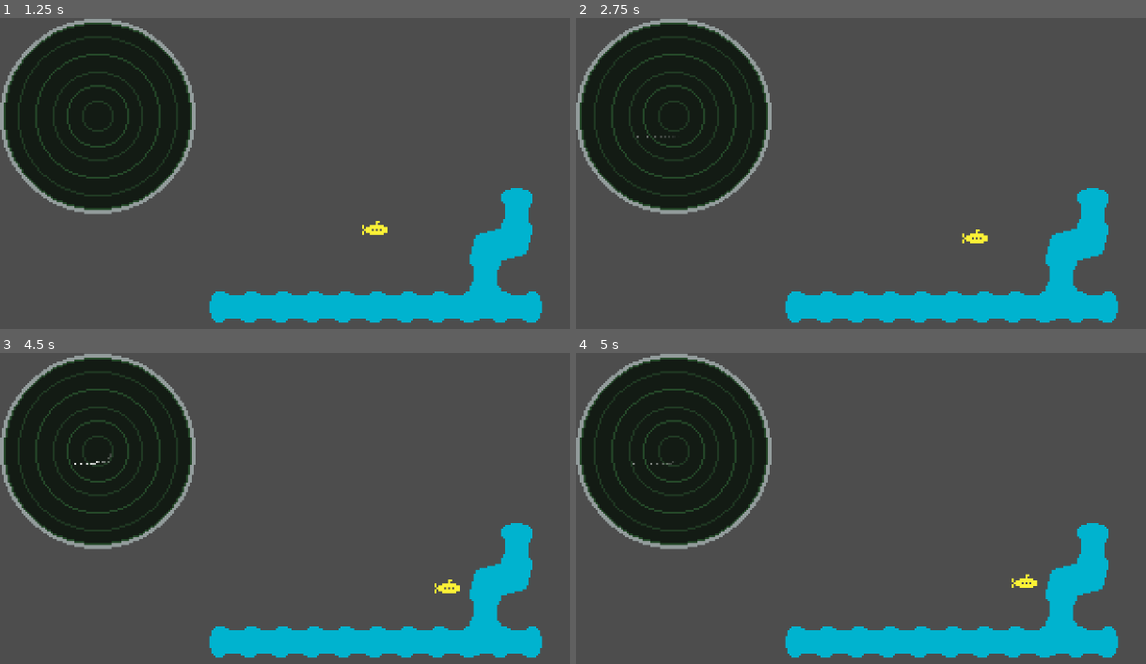
Above: before the commit, frames 1-4 (two rows, left to right).
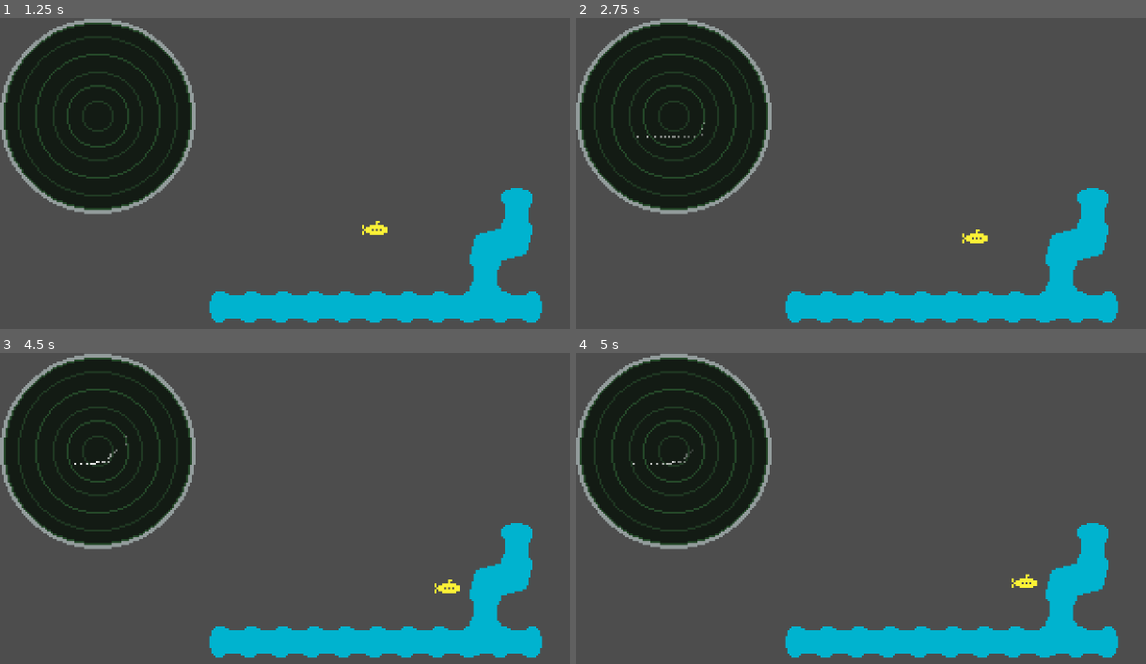
Above: after the commit, the same moments.

Repository: sparkworm/SonarScramble
Game: Godot game, scene res://scenes/main.tscn
The game is run twice, just before and just after one commit, with the same random seed, the same clock (stepped at 60 frames per second) and the same inputs. The engine's default icon, where the game draws it, is replaced by a stand-in: a white triangle on a blue panel in a dark square.
Inputs:
- Up to frame 1 (1.25 s): click "Play" at 0.5 s
- Up to frame 2 (2.75 s): tap Enter at 1.25 s; hold D (move_right) 1.28-2.03 s; tap Space (scan) at 1.35, 2.1 s; hold S (move_down) from 2.03 s (still down)
- Up to frame 3 (4.5 s): release S (move_down) at 2.78 s; hold D (move_right) 2.78-3.53 s; tap Space (scan) at 2.85, 3.6, 4.25, 4.35 s; hold W (move_up) 3.53-4.28 s; hold A (move_left) from 4.28 s (still down)
- Up to frame 4 (5 s): keep holding A (move_left)

Frame 1 is identical in both runs. In frame 2, less than 0.1% of the frame differs, in the area x 10-23%, y 33-39%; in frame 3, less than 0.1%; in frame 4, less than 0.1%.

Commit message:
Changed blip lifetime + made it more adaptable to change

Diff:
--- a/scenes/sonar_display.gd
+++ b/scenes/sonar_display.gd
@@ -5,6 +5,7 @@
 @export var blip_scene: PackedScene
 @export var display_radius: int = 50
 @export var scale_factor: float = 3.0
+@export var blip_lifetime: float = 2.0
 
 func _ready():
 	sonar.blip_detected.connect(Callable(self, "draw_blip"))
@@ -12,7 +13,7 @@
 func draw_blip(pos: Vector2) -> void:
 	if (pos / scale_factor).length() <= display_radius:
 		var new_blip: Blip = blip_scene.instantiate()
-		new_blip.life_time = 1.0
+		new_blip.life_time = blip_lifetime
 		new_blip.position = Vector2i(pos / scale_factor)
 		add_child(new_blip)
 	else:
